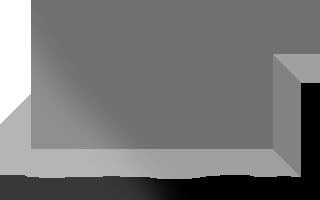
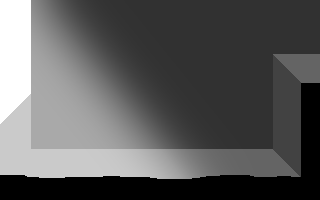
The second w=320, h=200 image is a revision of the first. Changes to its layers:
"Layer #1": opacity 22% → 100%, blend normal → soft light, painted on it over [0, 0, 320, 200]
